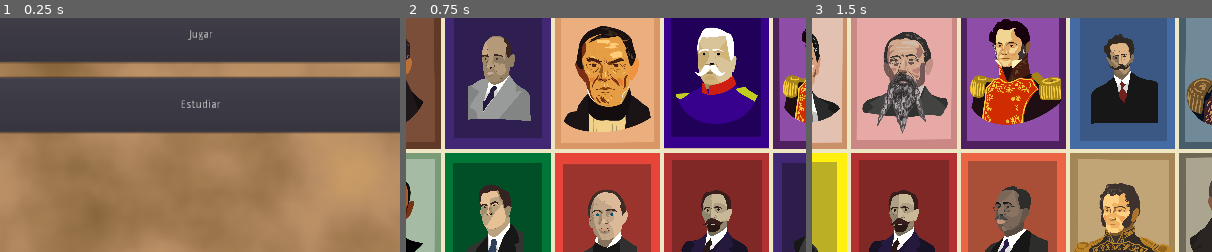
Above: before the commit, frames 1-3 (left to right).
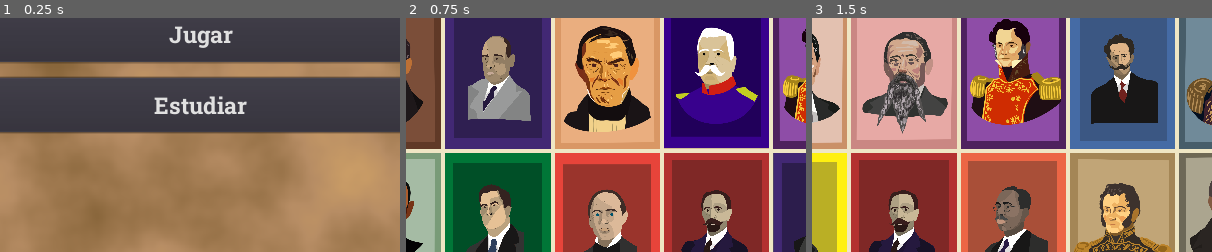
Above: after the commit, the same moments.

Repository: BryanWi/AdivinaQuien
Game: Godot game, scene res://game/menu/MainMenu.tscn
The game is run twice, just before and just after one commit, with the same random seed, the same clock (stepped at 60 frames per second) and the same inputs. The engine's default icon, where the game draws it, is replaced by a stand-in: a white triangle on a blue panel in a dark square. Sound files missing from this copy of the repository are replaced by a short silence.
Inputs:
- Up to frame 1 (0.25 s): no input
- Up to frame 2 (0.75 s): click "Jugar" at 0.5 s
- Up to frame 3 (1.5 s): click "Nuevo Juego" at 1.25 s
The pictures show only the part of the screen within x 25-75%, y 35-85%; the shares and areas given below are measured in that part.

The runs differ from the first frame. In frame 1, 1.6% of the frame differs, in the area x 38-62%, y 3-42%; in frame 2, nothing differs; in frame 3, nothing differs.

Commit message:
Update MainMenu.tscn

Diff:
--- a/game/menu/MainMenu.tscn
+++ b/game/menu/MainMenu.tscn
@@ -1,8 +1,12 @@
-[gd_scene load_steps=5 format=2]
+[gd_scene load_steps=6 format=2]
 
 [ext_resource path="res://assets/texturas/image2.png" type="Texture" id=1]
 [ext_resource path="res://game/menu/MainMenu.gd" type="Script" id=2]
 [ext_resource path="res://assets/font/RobotoSlab-Bold.ttf" type="DynamicFontData" id=3]
+
+[sub_resource type="DynamicFont" id=2]
+size = 30
+font_data = ExtResource( 3 )
 
 [sub_resource type="DynamicFont" id=1]
 size = 61
@@ -34,6 +38,7 @@
 margin_right = 596.0
 margin_bottom = 70.0
 rect_min_size = Vector2( 0, 70 )
+custom_fonts/font = SubResource( 2 )
 text = "Jugar"
 
 [node name="Estudiar" type="Button" parent="VBoxContainer"]
@@ -41,6 +46,7 @@
 margin_right = 596.0
 margin_bottom = 160.0
 rect_min_size = Vector2( 0, 70 )
+custom_fonts/font = SubResource( 2 )
 text = "Estudiar"
 
 [node name="Label" type="Label" parent="."]
